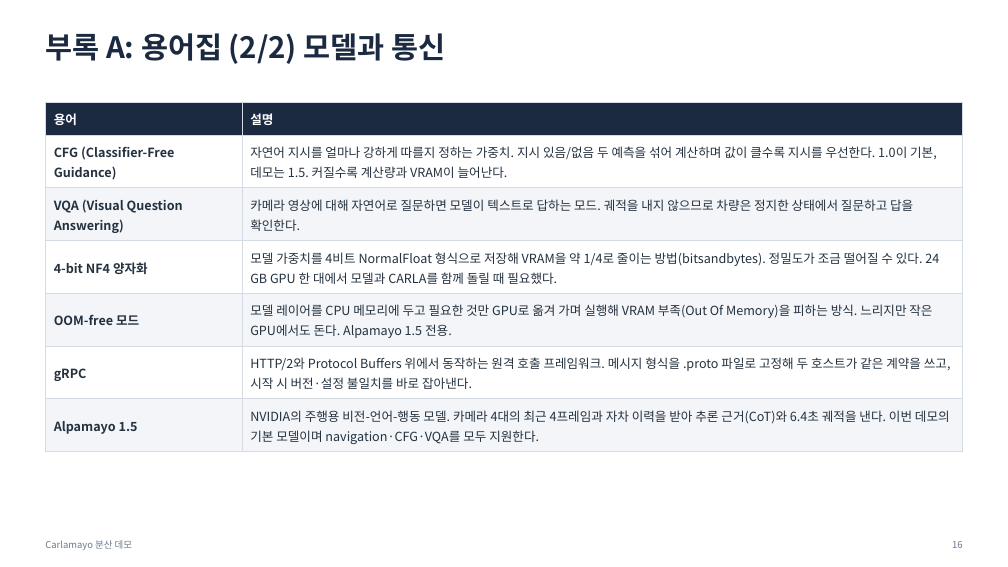
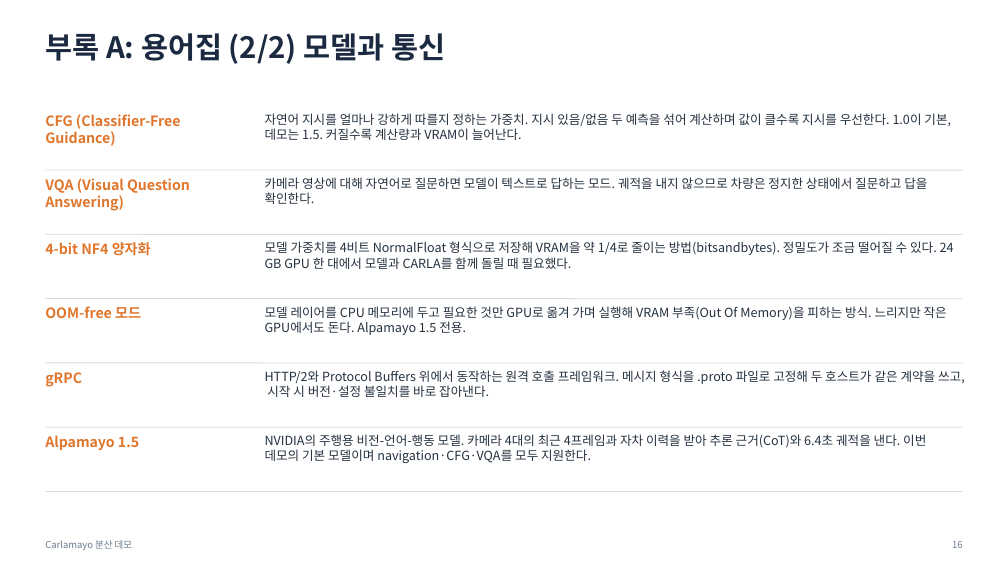
Before and after one commit to JwonMoon/carlamayo-my-distributed, a slide deck: slide 16 of docs/distributed/demo-overview.pptx. Drawn at 1008x567 pixels with LibreOffice and Linux fonts; fonts in the diff are those of the drawing. Boxes give left, top, right and bottom in pixels: in the first picture for what was removed or moved away, otherwise in the second. Text is boxed around its words. In the diff, an @@ line names an element or a change of style, - is before the commit and + after.

```diff
--- a/docs/distributed/demo-overview.pptx
+++ b/docs/distributed/demo-overview.pptx
@@ table removed at (45,102,963,448), 7 rows, 2 columns @@
-용어 | 설명
-CFG (Classifier-Free Guidance) | 자연어 지시를 얼마나 강하게 따를지 정하는 가중치. 지시 있음/없음 두 예측을 섞어 계산하며 값이 클수록 지시를 우선한다. 1.0이 기본, 데모는 1.5. 커질수록 계산량과 VRAM이 늘어난다.
-VQA (Visual Question Answering) | 카메라 영상에 대해 자연어로 질문하면 모델이 텍스트로 답하는 모드. 궤적을 내지 않으므로 차량은 정지한 상태에서 질문하고 답을 확인한다.
-4-bit NF4 양자화 | 모델 가중치를 4비트 NormalFloat 형식으로 저장해 VRAM을 약 1/4로 줄이는 방법(bitsandbytes). 정밀도가 조금 떨어질 수 있다. 24 GB GPU 한 대에서 모델과 CARLA를 함께 돌릴 때 필요했다.
-OOM-free 모드 | 모델 레이어를 CPU 메모리에 두고 필요한 것만 GPU로 옮겨 가며 실행해 VRAM 부족(Out Of Memory)을 피하는 방식. 느리지만 작은 GPU에서도 돈다. Alpamayo 1.5 전용.
-gRPC | HTTP/2와 Protocol Buffers 위에서 동작하는 원격 호출 프레임워크. 메시지 형식을 .proto 파일로 고정해 두 호스트가 같은 계약을 쓰고, 시작 시 버전·설정 불일치를 바로 잡아낸다.
-Alpamayo 1.5 | NVIDIA의 주행용 비전-언어-행동 모델. 카메라 4대의 최근 4프레임과 자차 이력을 받아 추론 근거(CoT)와 6.4초 궤적을 낸다. 이번 데모의 기본 모델이며 navigation·CFG·VQA를 모두 지원한다.
@@ text added at (45,114,181,146), 13.5 pt, text #E0762B, bold @@
+CFG (Classifier-Free Guidance)
@@ text added at (265,113,951,140), 12 pt, text #24313F @@
+자연어 지시를 얼마나 강하게 따를지 정하는 가중치. 지시 있음/없음 두 예측을 섞어 계산하며 값이 클수록 지시를 우선한다. 1.0이 기본, 데모는 1.5. 커질수록 계산량과 VRAM이 늘어난다.
@@ line added from (45, 170) to (963, 170), #D5DBE3 0.75 pt @@
@@ text added at (45,178,190,211), 13.5 pt, text #E0762B, bold @@
+VQA (Visual Question Answering)
@@ text added at (265,177,927,204), 12 pt, text #24313F @@
+카메라 영상에 대해 자연어로 질문하면 모델이 텍스트로 답하는 모드. 궤적을 내지 않으므로 차량은 정지한 상태에서 질문하고 답을 확인한다.
@@ line added from (45, 234) to (963, 234), #D5DBE3 0.75 pt @@
@@ text added at (45,242,151,256), 13.5 pt, text #E0762B, bold @@
+4-bit NF4 양자화
@@ text added at (265,241,954,269), 12 pt, text #24313F @@
+모델 가중치를 4비트 NormalFloat 형식으로 저장해 VRAM을 약 1/4로 줄이는 방법(bitsandbytes). 정밀도가 조금 떨어질 수 있다. 24 GB GPU 한 대에서 모델과 CARLA를 함께 돌릴 때 필요했다.
@@ line added from (45, 299) to (963, 299), #D5DBE3 0.75 pt @@
@@ text added at (45,306,141,318), 13.5 pt, text #E0762B, bold @@
+OOM-free 모드
@@ text added at (265,306,947,335), 12 pt, text #24313F @@
+모델 레이어를 CPU 메모리에 두고 필요한 것만 GPU로 옮겨 가며 실행해 VRAM 부족(Out Of Memory)을 피하는 방식. 느리지만 작은 GPU에서도 돈다. Alpamayo 1.5 전용.
@@ line added from (45, 363) to (963, 363), #D5DBE3 0.75 pt @@
@@ text added at (45,372,82,387), 13.5 pt, text #E0762B, bold @@
+gRPC
@@ text added at (265,370,965,397), 12 pt, text #24313F @@
+HTTP/2와 Protocol Buffers 위에서 동작하는 원격 호출 프레임워크. 메시지 형식을 .proto 파일로 고정해 두 호스트가 같은 계약을 쓰고, 시작 시 버전·설정 불일치를 바로 잡아낸다.
@@ line added from (45, 427) to (963, 427), #D5DBE3 0.75 pt @@
@@ text added at (45,435,139,450), 13.5 pt, text #E0762B, bold @@
+Alpamayo 1.5
@@ text added at (265,434,926,463), 12 pt, text #24313F @@
+NVIDIA의 주행용 비전-언어-행동 모델. 카메라 4대의 최근 4프레임과 자차 이력을 받아 추론 근거(CoT)와 6.4초 궤적을 낸다. 이번 데모의 기본 모델이며 navigation·CFG·VQA를 모두 지원한다.
@@ line added from (45, 492) to (963, 492), #D5DBE3 0.75 pt @@
```
Also in this commit, not shown: 12 other slides changed, 1 slide added, 1 slide removed, 2 other files.
